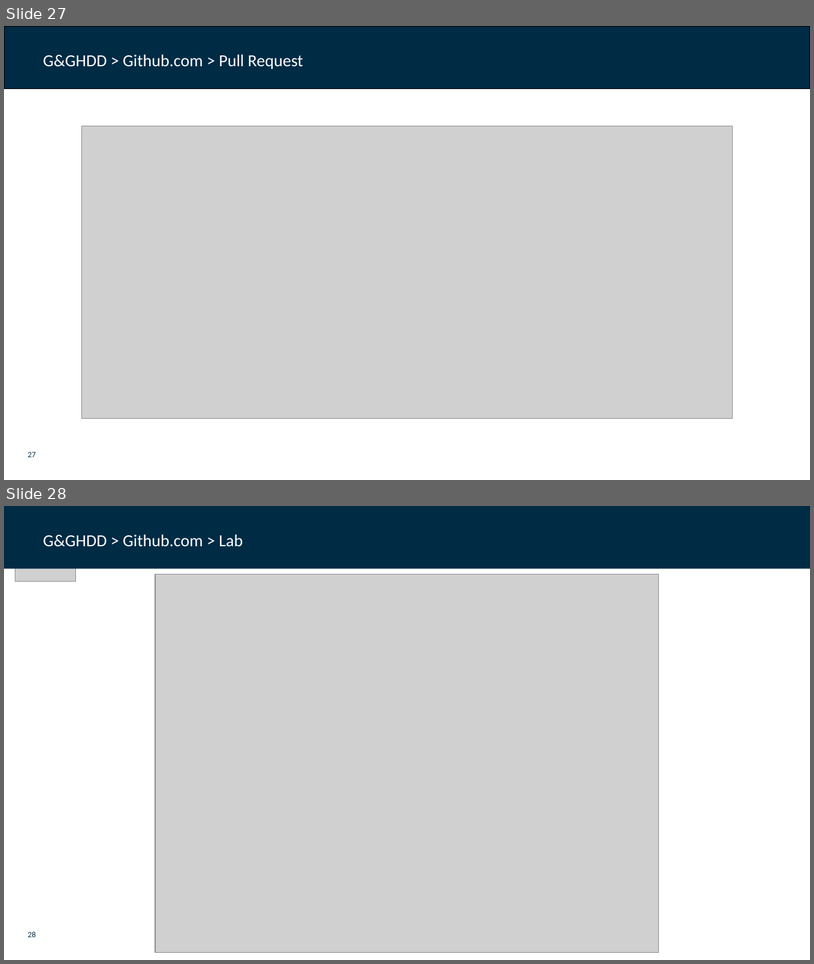
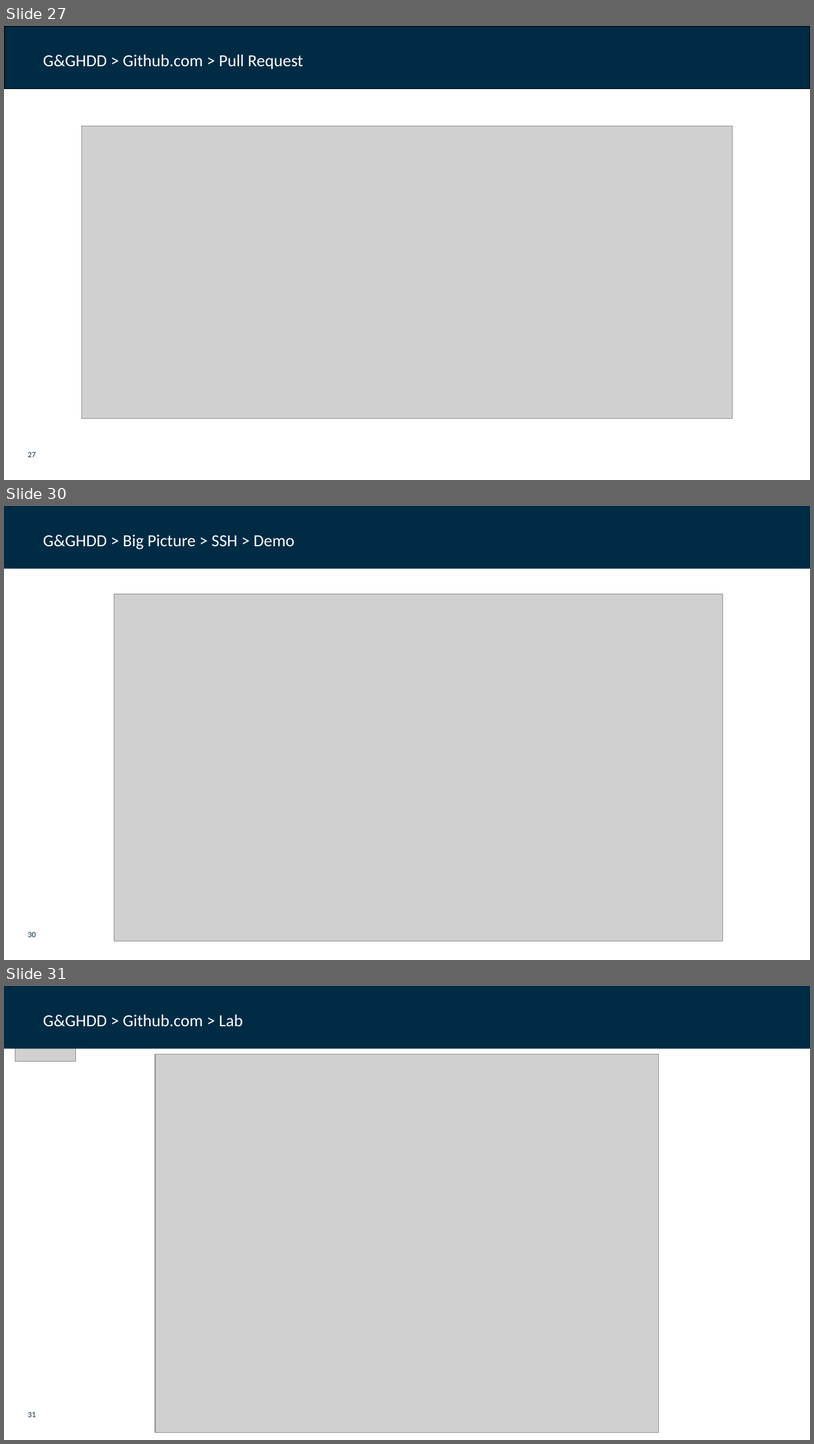
Before and after one commit to dfds/dojo, a slide deck: workshops/git-github-deep-dive/git_github_deep_dive.pptx. Shown one above the other, each under a label of ours: slides 27 and 28 before the commit, slides 27, 30 and 31 after it; the slides between them are not shown. The pictures are 814x964 and 814x1444 pixels, drawn with LibreOffice and Linux fonts; fonts in the diff are those of the drawing; grey boxes stand for pictures; background and template pictures are left out. Boxes give left, top, right and bottom in pixels: in the first picture for what was removed or moved away, otherwise in the second. Text is boxed around its words. In the diff, an @@ line names an element or a change of style, - is before the commit and + after.

```diff
--- a/workshops/git-github-deep-dive/git_github_deep_dive.pptx
+++ b/workshops/git-github-deep-dive/git_github_deep_dive.pptx
@@ slide 30 added at (4, 506, 810, 960), background #FFFFFF; not listed: 1 template element that a slide beside it also shows @@
@@ rectangle added at (4, 506, 810, 569), fill #002B45 @@
@@ text added at (43, 534, 294, 549), 20 pt, text #FFFFFF @@
+G&GHDD > Big Picture > SSH > Demo
@@ rectangle added at (730, 525, 790, 544), fill #002B45 @@
@@ picture added at (114, 594, 723, 940) @@
@@ what was slide 28 is now slide 31 @@
@@ page number at (28, 1411, 36, 1417): text changed @@
-28
+31
```
Also in this commit, not shown: 2 other slides added, 2 other files.
